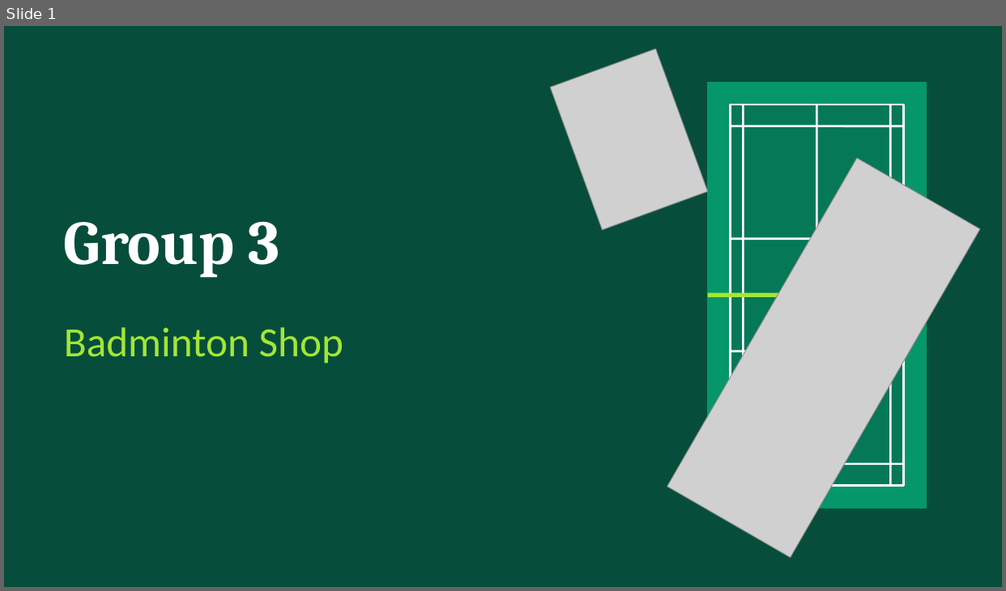
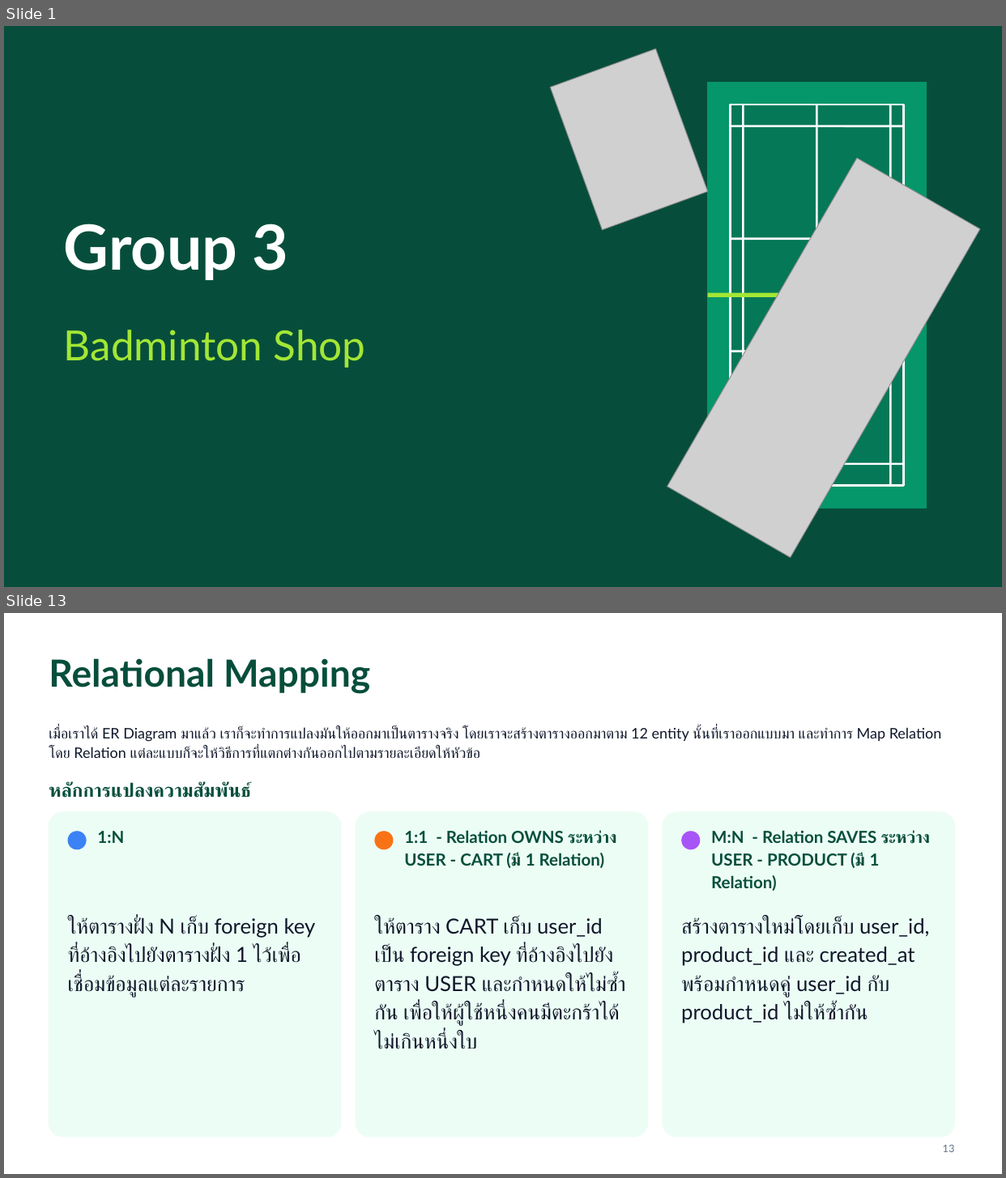
Before and after one commit to sriv95/261342-Database-Project, a slide deck: docs/smash-badminton-shop.pptx. Shown one above the other, each under a label of ours: slide 1 before the commit, slides 1 and 13 after it; the slides between them are not shown. The pictures are 1006x591 and 1006x1178 pixels, drawn with LibreOffice and Linux fonts; fonts in the diff are those of the drawing; grey boxes stand for pictures. Boxes give left, top, right and bottom in pixels: in the first picture for what was removed or moved away, otherwise in the second. Text is boxed around its words. In the diff, an @@ line names an element or a change of style, - is before the commit and + after.

Commit message:
Update presentation file for smash badminton shop

```diff
--- a/docs/smash-badminton-shop.pptx
+++ b/docs/smash-badminton-shop.pptx
@@ slide 13 added at <box>4,613,1002,1174</box>, background #FFFFFF @@
@@ text added at <box>49,658,370,694</box>, 36 pt, text #064E3B, bold @@
+Relational Mapping
@@ text added at <box>49,727,942,758</box>, 14 pt, text #0F172A @@
+เมื่อเราได้ ER Diagram มาแล้ว เราก็จะทำการแปลงมันให้ออกมาเป็นตารางจริง โดยเราจะสร้างตารางออกมาตาม 12 entity นั้นที่เราออกแบบมา และทำการ Map Relation โดย Relation แต่ละแบบก็จะให้วิธีการที่แตกต่างกันออกไปตามรายละเอียดให้หัวข้อ
@@ text added at <box>49,781,252,798</box>, 18 pt, text #064E3B, bold @@
+หลักการแปลงความสัมพันธ์
@@ rounded rectangle added at <box>49,812,341,1137</box>, fill #ECFDF5, outline #ECFDF5 1 pt @@
@@ ellipse added at <box>68,831,87,850</box>, fill #3B82F6 @@
@@ text added at <box>97,831,124,843</box>, 16 pt, text #064E3B, bold @@
+1:N
@@ rounded rectangle added at <box>356,812,648,1137</box>, fill #ECFDF5, outline #ECFDF5 1 pt @@
@@ ellipse added at <box>374,831,394,850</box>, fill #F97316 @@
@@ text added at <box>404,830,617,868</box>, 16 pt, text #064E3B, bold @@
+1:1 - Relation OWNS ระหว่าง USER - CART (มี 1 Relation)
@@ rounded rectangle added at <box>663,812,955,1137</box>, fill #ECFDF5, outline #ECFDF5 1 pt @@
@@ ellipse added at <box>681,831,701,850</box>, fill #A855F7 @@
@@ text added at <box>711,830,931,891</box>, 16 pt, text #064E3B, bold @@
+M:N - Relation SAVES ระหว่าง USER - PRODUCT (มี 1 Relation)
@@ text added at <box>68,918,316,997</box>, 20 pt, text #0F172A @@
+ให้ตารางฝั่ง N เก็บ foreign key ที่อ้างอิงไปยังตารางฝั่ง 1 ไว้เพื่อเชื่อมข้อมูลแต่ละรายการ
@@ text added at <box>374,918,626,1050</box>, 20 pt, text #0F172A @@
+ให้ตาราง CART เก็บ user_id เป็น foreign key ที่อ้างอิงไปยังตาราง USER และกำหนดให้ไม่ซ้ำกัน เพื่อให้ผู้ใช้หนึ่งคนมีตะกร้าได้ไม่เกินหนึ่งใบ
@@ text added at <box>681,918,930,1024</box>, 20 pt, text #0F172A @@
+สร้างตารางใหม่โดยเก็บ user_id, product_id และ created_at พร้อมกำหนดคู่ user_id กับ product_id ไม่ให้ซ้ำกัน
@@ page number added at <box>943,1145,955,1152</box>, 10 pt, text #64748B @@
+13
@@ slide 1 changed as well @@
@@ text "Group 3" at <box>64,224,289,280</box>: font Cambria to Lato; line spacing 1 to 1.15 @@
@@ text "Badminton Shop" at <box>64,330,366,368</box>: font Calibri to Lato; line spacing 1 to 1.15 @@
```
Also in this commit, not shown: 11 other slides changed, 18 other slides added, 6 slides removed.
